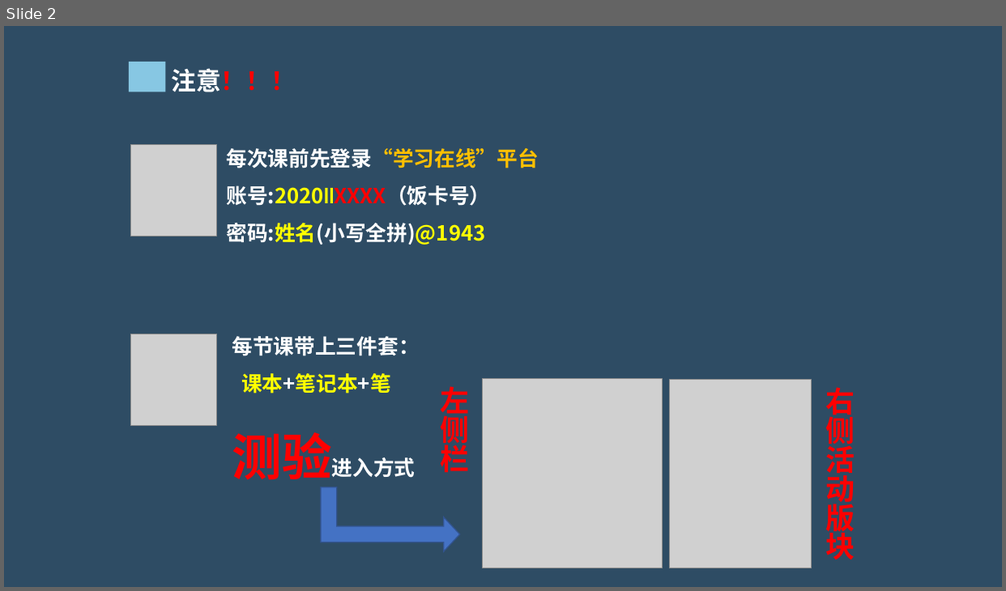
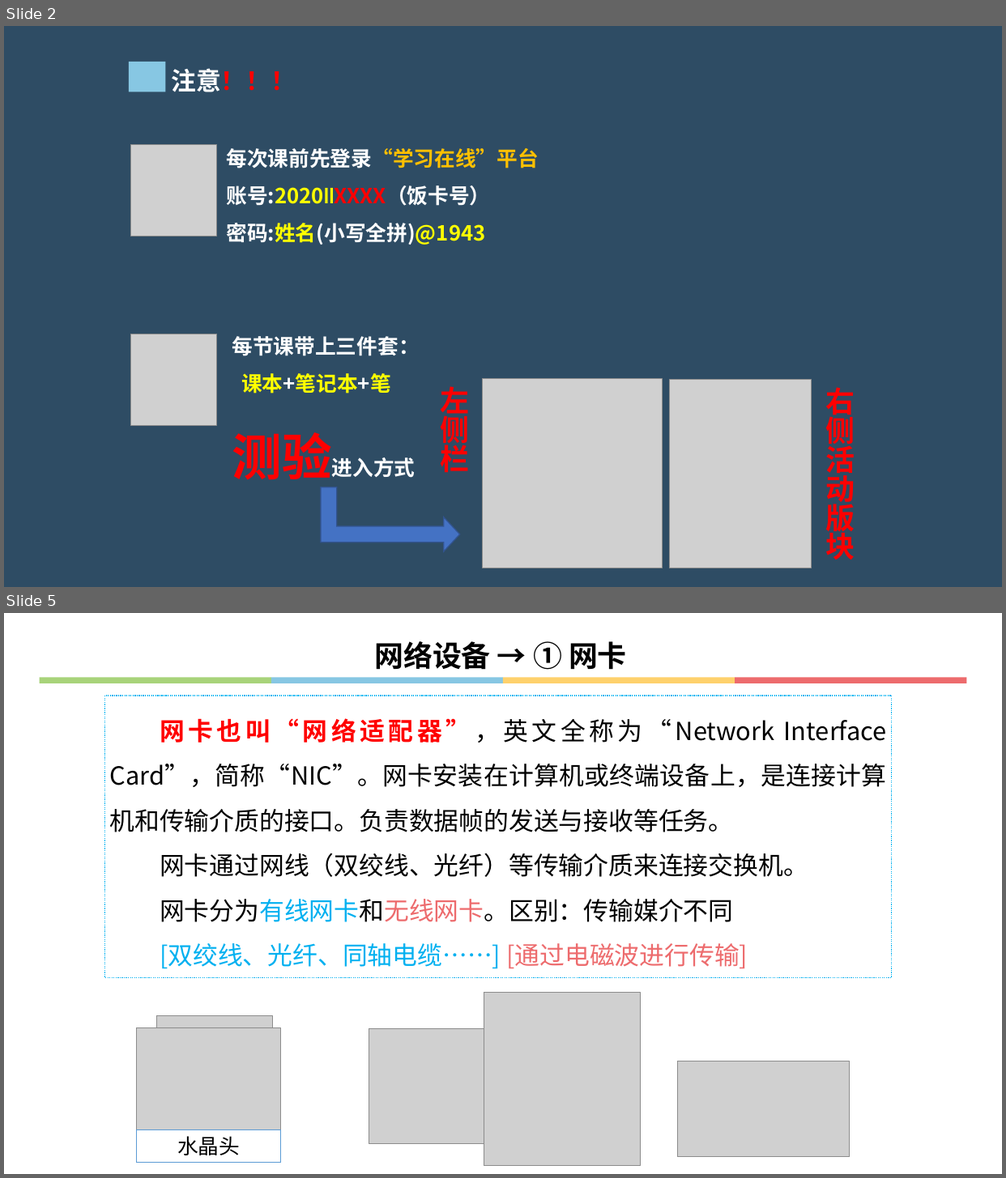
Before and after one commit to hongm32/2020design, a slide deck: 【第29课】无线局域网的组建/【第29课】无线局域网的组建.pptx. Shown one above the other, each under a label of ours: slide 2 before the commit, slides 2 and 5 after it; the slides between them are not shown. The pictures are 1006x591 and 1006x1178 pixels, drawn with LibreOffice and Linux fonts; fonts in the diff are those of the drawing; grey boxes stand for pictures. Boxes give left, top, right and bottom in pixels: in the first picture for what was removed or moved away, otherwise in the second. Text is boxed around its words. In the diff, an @@ line names an element or a change of style, - is before the commit and + after.

```diff
--- a/【第29课】无线局域网的组建/【第29课】无线局域网的组建.pptx
+++ b/【第29课】无线局域网的组建/【第29课】无线局域网的组建.pptx
@@ slide 5 added at (4,613,1002,1174), background #FFFFFF @@
@@ text added at (374,641,627,670), 28 pt, text #000000, bold @@
+网络设备 → ① 网卡
@@ group added at (39,677,967,683): 4 rectangles @@
@@ rectangle added at (105,696,892,977), outline #00B0F0 1 pt dashed, 24 pt, text #000000 @@
+网卡也叫“网络适配器”，英文全称为“Network Interface Card”，简称“NIC”。网卡安装在计算机或终端设备上，是连接计算机和传输介质的接口。负责数据帧的发送与接收等任务。
+网卡通过网线（双绞线、光纤）等传输介质来连接交换机。
+网卡分为有线网卡和无线网卡。区别：传输媒介不同
+[双绞线、光纤、同轴电缆……] [通过电磁波进行传输]
@@ picture added at (484,993,641,1166) @@
@@ picture added at (157,1016,273,1157) @@
@@ picture added at (137,1029,280,1131) @@
@@ picture added at (369,1029,484,1144) @@
@@ picture added at (677,1062,849,1157) @@
@@ rectangle added at (137,1131,280,1162), fill #FFFFFF, outline #5B9BD5 1 pt, 20 pt, text #000000 @@
+水晶头
```
Also in this commit, not shown: 3 slides changed, 16 other slides added, 15 slides removed, 10 other files.
